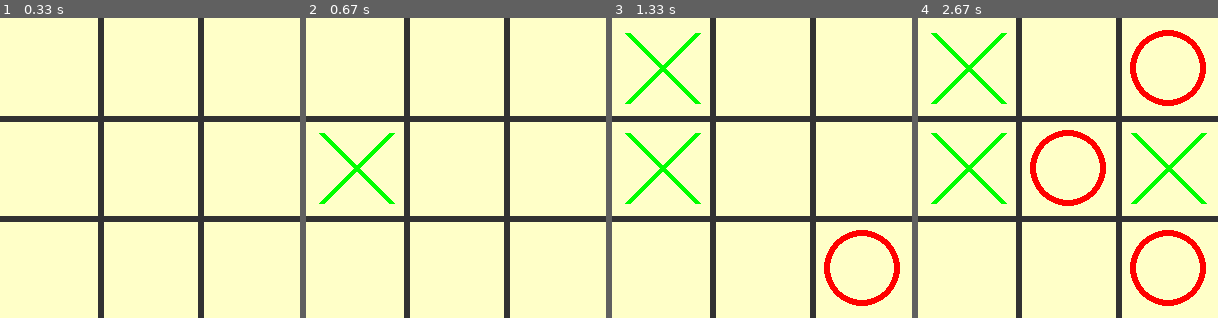
Above: before the commit, frames 1-4 (left to right).
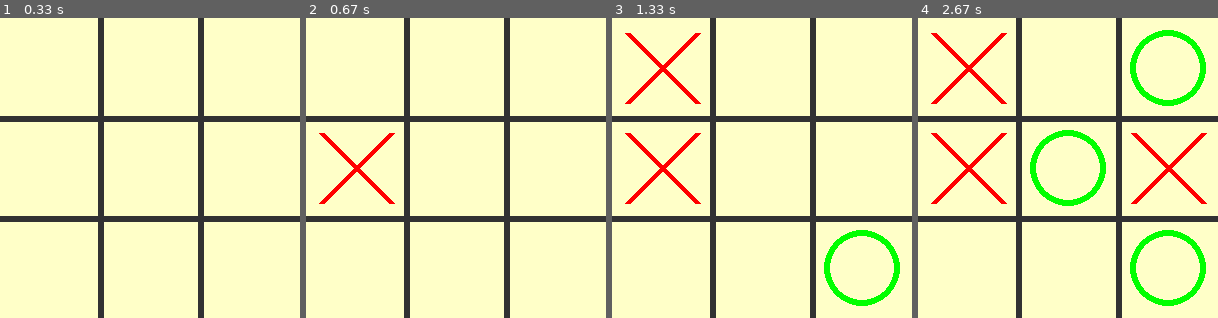
Above: after the commit, the same moments.

Repository: jubalclary/TicTacToePygame
Game: pygame game, started from tictactoe.py
Same seed, same stepped clock (60 frames per second), same inputs: the game is played once before the commit and once after it.
Inputs (mouse positions are in pixels of both pictures, inside the frame that each line leads up to):
- Up to frame 1 (0.33 s): no input
- Up to frame 2 (0.67 s): press the mouse at (456, 186) at 0.37 s; move the mouse to (420, 177) at 0.47 s; release the mouse at (384, 171) at 0.6 s
- Up to frame 3 (1.33 s): press the mouse at (762, 186) at 0.7 s; move the mouse to (816, 231) at 0.8 s; release the mouse at (870, 273) at 0.93 s; click (684, 57) at 1.05 s
- Up to frame 4 (2.67 s): click (1071, 198) at 1.38 s; press the mouse at (1071, 198) at 1.7 s; move the mouse to (1110, 171) at 1.8 s; release the mouse at (1146, 141) at 1.93 s; click (1131, 114) at 2.55 s

Frame 1 is identical in both runs. In frame 2, 0.9% of the frame differs, in the area x 4-30%, y 38-62%; in frame 3, 3.3%; in frame 4, 7.1%, in the area x 4-97%, y 4-96%.

Commit message:
Add functionality to handle tie games

Diff:
--- a/tictactoe.py
+++ b/tictactoe.py
@@ -5,15 +5,13 @@
 #initialize pygame
 pygame.init()
 
-#set screen size
+#create game window
 screen_width = 300
 screen_height = 300
-
-#create game window with a name
 screen = pygame.display.set_mode((screen_width, screen_height))
 pygame.display.set_caption('TicTacToe')
 
-#define variables
+#initialize variables
 line_width = 6
 markers = []
 clicked = False
@@ -21,6 +19,7 @@
 player = 1
 winner = 0
 game_over = False
+click_count = 0
 again_rect = Rect(screen_width // 2 - 80, screen_height // 2, 160, 50)
 
 green = (0, 255, 0)
@@ -29,7 +28,7 @@
 
 font = pygame.font.SysFont(None, 40)
 
-#creates the game board on the screen
+#Creates the game board on the screen
 def draw_grid():
     bg = (255, 255, 200)
     grid = (50, 50, 50)
@@ -43,21 +42,21 @@
     row = [0] * 3
     markers.append(row)
 
-#draws a marker in the clicked cell depending on the player
+#Draws a marker in the clicked cell depending on the player
 def draw_markers():
     x_pos = 0
     for x in markers:
         y_pos = 0
         for y in x:
             if y == 1:
-                pygame.draw.line(screen, green, (x_pos * 100 + 15, y_pos * 100 + 15), (x_pos * 100 + 85, y_pos * 100 + 85), line_width)
-                pygame.draw.line(screen, green, (x_pos * 100 + 15, y_pos * 100 + 85), (x_pos * 100 + 85, y_pos * 100 + 15), line_width)
+                pygame.draw.line(screen, red, (x_pos * 100 + 15, y_pos * 100 + 15), (x_pos * 100 + 85, y_pos * 100 + 85), line_width)
+                pygame.draw.line(screen, red, (x_pos * 100 + 15, y_pos * 100 + 85), (x_pos * 100 + 85, y_pos * 100 + 15), line_width)
             if y == -1:
-                pygame.draw.circle(screen, red, (x_pos * 100 + 50, y_pos * 100 + 50), 38, line_width)
+                pygame.draw.circle(screen, green, (x_pos * 100 + 50, y_pos * 100 + 50), 38, line_width)
             y_pos += 1
         x_pos += 1
 
-#checks to see if the game has ended with a winner
+#Checks to see if the game has ended with a winner
 def check_winner():
     global winner
     global game_over
@@ -98,7 +97,19 @@
     pygame.draw.rect(screen, green, again_rect)
     screen.blit(again_img, (screen_width // 2 - 73, screen_height // 2 + 10))
 
-#create game loop with exit option
+#Displays "Tie Game!" and an option to play again
+def draw_tie():
+    tie_text = 'Tie Game!'
+    tie_img = font.render(tie_text, True, blue)
+    pygame.draw.rect(screen, green, (screen_width // 2 - 74, screen_height // 2 - 60, 150, 50))
+    screen.blit(tie_img, (screen_width // 2 - 70, screen_height // 2 - 50))
+
+    again_text = 'Play Again'
+    again_img = font.render(again_text, True, blue)
+    pygame.draw.rect(screen, green, again_rect)
+    screen.blit(again_img, (screen_width // 2 - 73, screen_height // 2 + 10))
+
+#create game loop
 run = True
 while run:
 
@@ -112,8 +123,8 @@
         if event.type == pygame.QUIT:
             run = False
 
-        #get position of mouse when clicked and determines player
-        if game_over == 0:
+        #get position of mouse when clicked and determine player
+        if game_over == False:
             if event.type == pygame.MOUSEBUTTONDOWN and clicked == False:
                 clicked = True
             if event.type == pygame.MOUSEBUTTONUP and clicked == True:
@@ -124,11 +135,19 @@
                 if markers[cell_x // 100][cell_y // 100] == 0:
                     markers[cell_x // 100][cell_y // 100] = player
                     player *= -1
+                    click_count += 1
                     check_winner()
+                #check if there has been a tie
+                if click_count == 9 and game_over == False:
+                    click_count += 1
+                    game_over = True
 
-    #Display the winner
+    #display the outcome of the game
     if game_over == True:
-        draw_winner(winner)
+        if click_count < 10:
+            draw_winner(winner)
+        else:
+            draw_tie()
         #check for user click on Play Again
         if event.type == pygame.MOUSEBUTTONDOWN and clicked == False:
             clicked = True
@@ -142,6 +161,7 @@
                 player = 1
                 winner = 0
                 game_over = False
+                click_count = 0
                 for i in range(3):
                     row = [0] * 3
                     markers.append(row)
